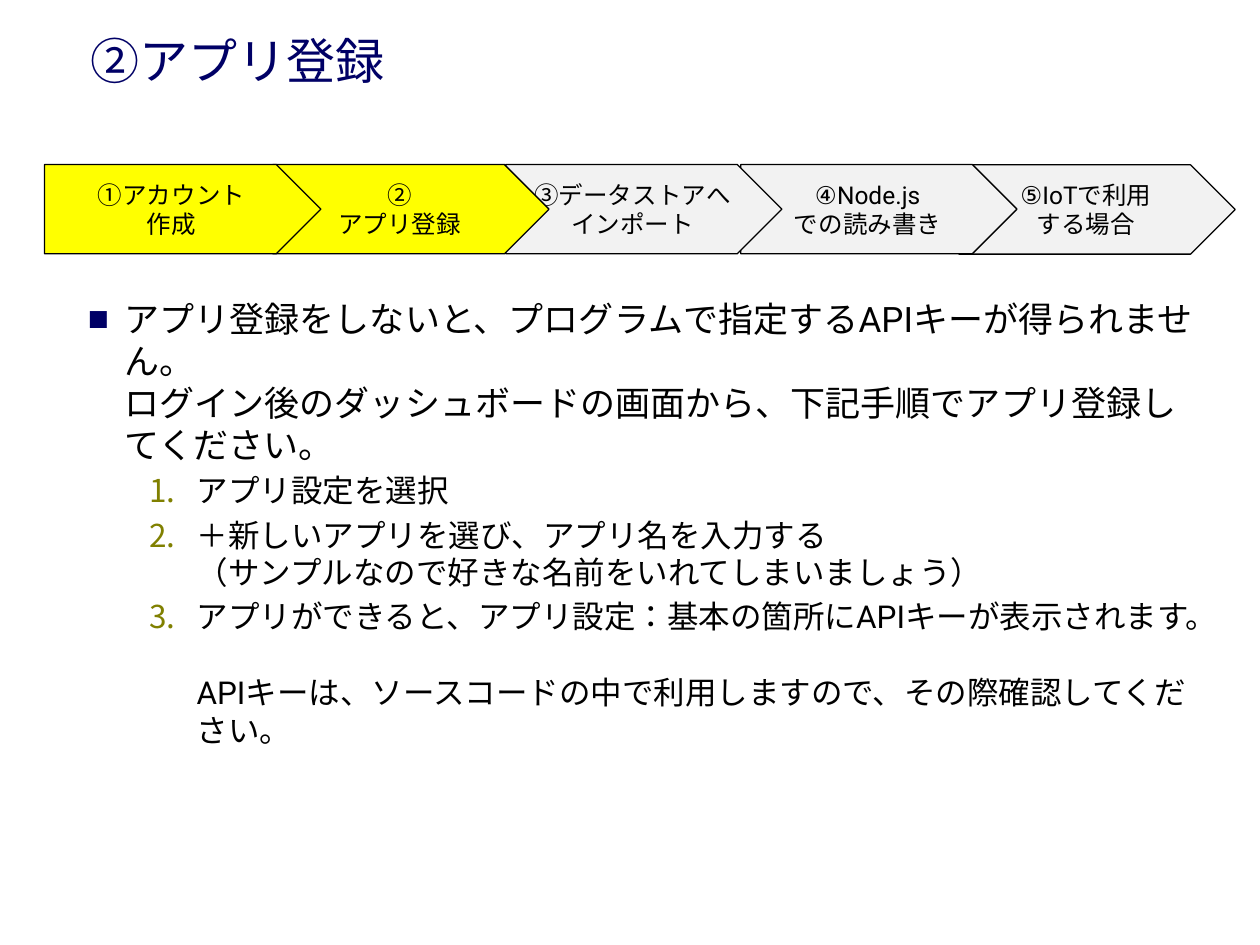
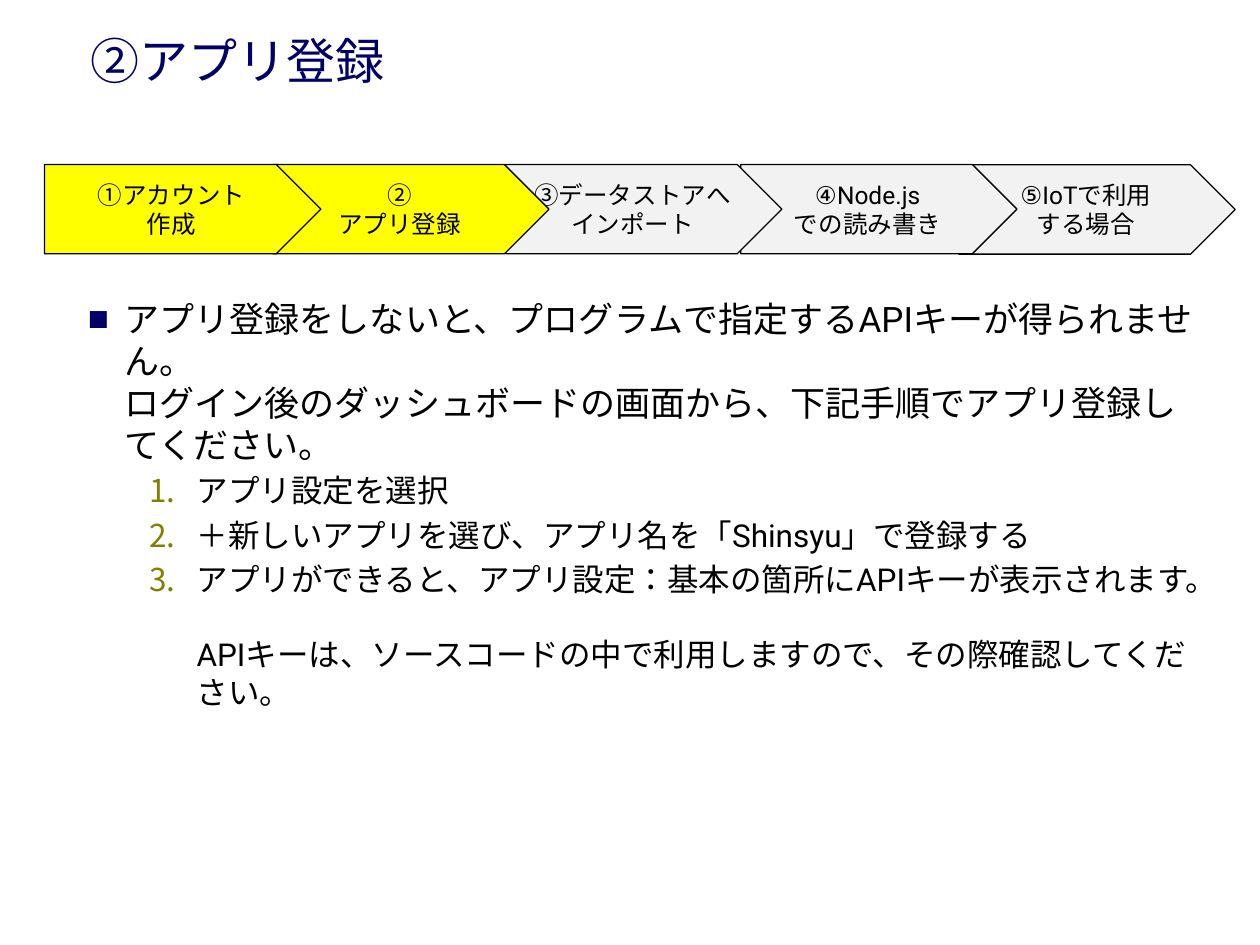
Before and after one commit to hiroyuki-ichikawa/NCMB_shinsyu, a slide deck: slide 6 of NCMB_ハンズオン.pptx. Drawn at 1260x945 pixels with LibreOffice and Linux fonts; fonts in the diff are those of the drawing; background and template pictures are left out. Boxes give left, top, right and bottom in pixels: in the first picture for what was removed or moved away, otherwise in the second. Text is boxed around its words. In the diff, an @@ line names an element or a change of style, - is before the commit and + after.

```diff
--- a/NCMB_ハンズオン.pptx
+++ b/NCMB_ハンズオン.pptx
@@ text at [197,520,1031,554]: text changed @@
-  2. ＋新しいアプリを選び、アプリ名を入力する
-     （サンプルなので好きな名前をいれてしまいましょう）
+  2. ＋新しいアプリを選び、アプリ名を「Shinsyu」で登録する
```
Also in this commit, not shown: 1 other slide changed, 5 other files.
